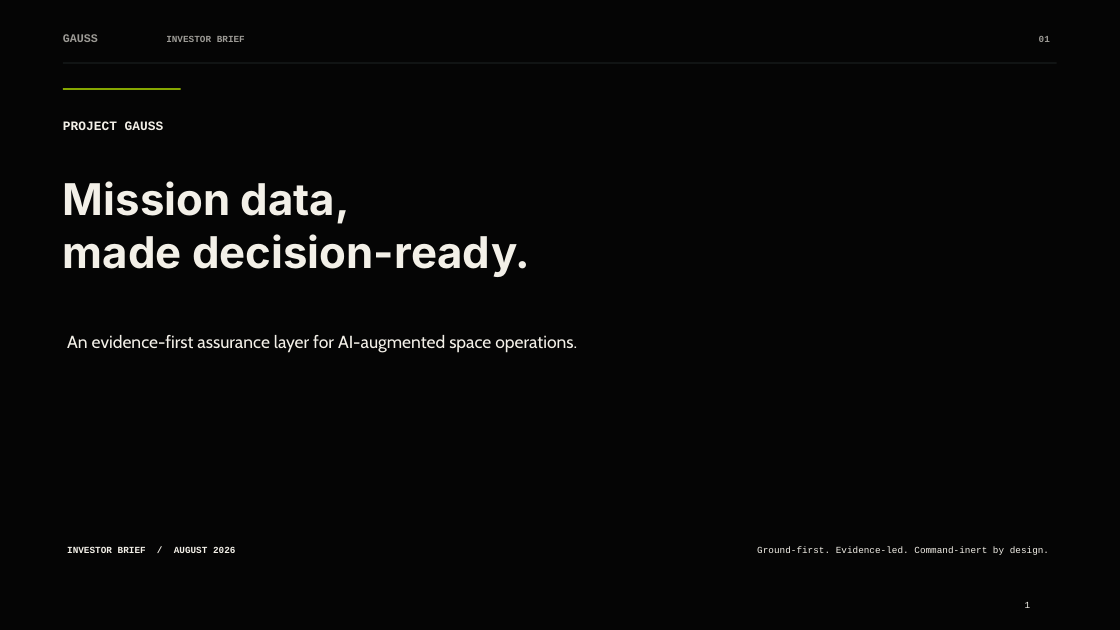
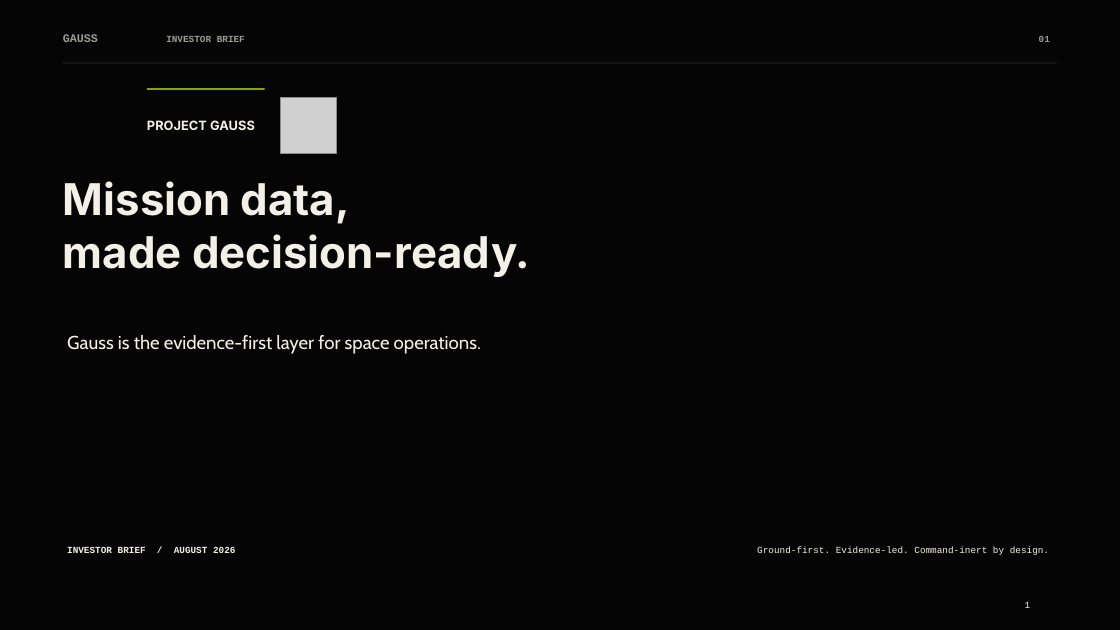
Before and after one commit to Pallas117/Gauss-Aurora.0-, a slide deck: slide 1 of reports/presentation/Gauss_Aurora_Investor_Deck_pptxgenjs.pptx. Drawn at 1120x630 pixels with LibreOffice and Linux fonts; fonts in the diff are those of the drawing; grey boxes stand for pictures; background and template pictures are left out. Boxes give left, top, right and bottom in pixels: in the first picture for what was removed or moved away, otherwise in the second. Text is boxed around its words. In the diff, an @@ line names an element or a change of style, - is before the commit and + after.

Commit message:
Align title slide logo lockup

```diff
--- a/reports/presentation/Gauss_Aurora_Investor_Deck_pptxgenjs.pptx
+++ b/reports/presentation/Gauss_Aurora_Investor_Deck_pptxgenjs.pptx
@@ line moved from (63, 89) - (181, 89) to (147, 89) - (265, 89) @@
@@ text "PROJECT GAUSS" moved from (x1=63, y1=121, x2=164, y2=130) to (x1=147, y1=120, x2=255, y2=130) @@
@@ text "PROJECT GAUSS" at (x1=147, y1=120, x2=255, y2=130): font Courier New to Inter @@
@@ picture added at (x1=280, y1=97, x2=336, y2=154) @@
@@ text at (x1=67, y1=335, x2=481, y2=354): text changed; size 15 to 16 pt @@
-An evidence-first assurance layer for AI-augmented space operations.
+Gauss is the evidence-first layer for space operations.
```
Also in this commit, not shown: 10 other slides changed.
